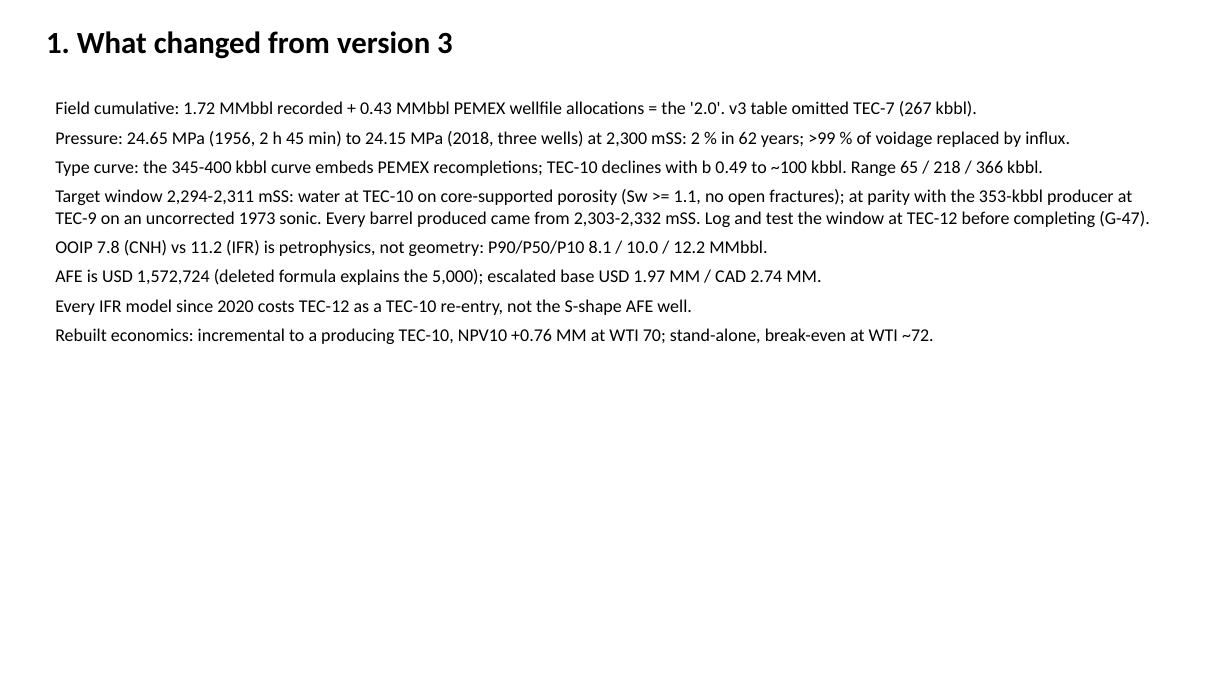
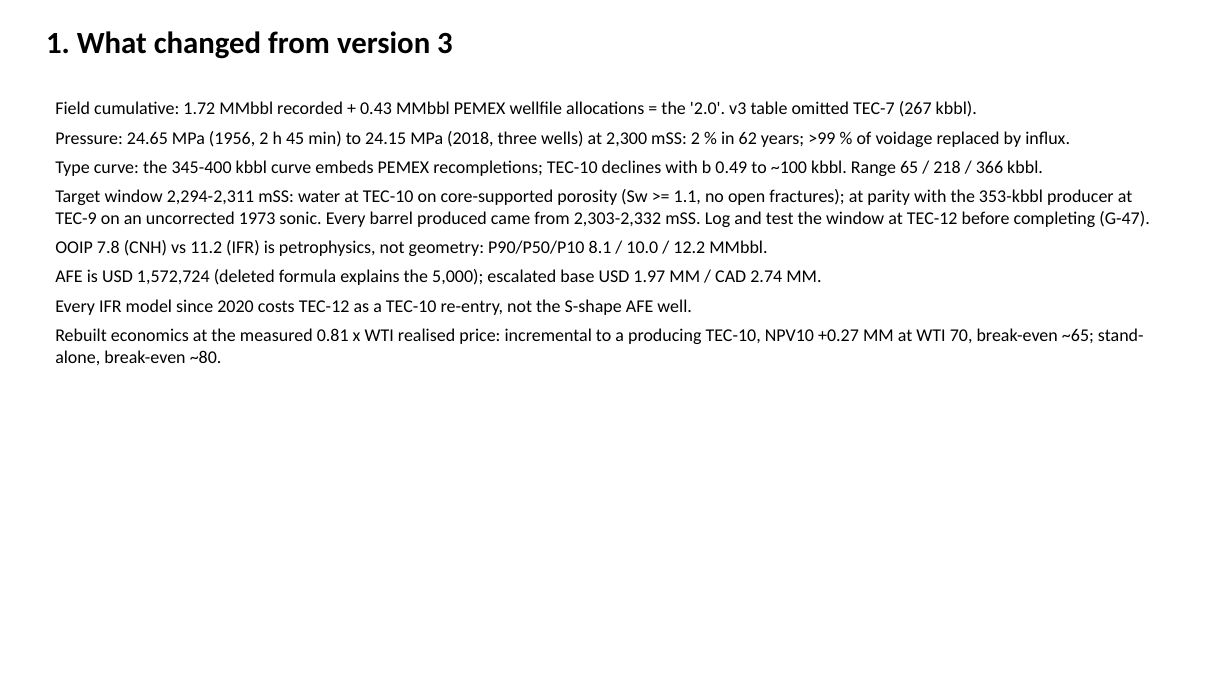
Before and after one commit to gunner1976/git_practice, a slide deck: slide 2 of docs/Tecolutla_TEC12_Handover.pptx. Drawn at 1232x693 pixels with LibreOffice and Linux fonts; fonts in the diff are those of the drawing. Boxes give left, top, right and bottom in pixels: in the first picture for what was removed or moved away, otherwise in the second. Text is boxed around its words. In the diff, an @@ line names an element or a change of style, - is before the commit and + after.

```diff
--- a/docs/Tecolutla_TEC12_Handover.pptx
+++ b/docs/Tecolutla_TEC12_Handover.pptx
@@ text at (55, 328, 1144, 365): text changed @@
-Rebuilt economics: incremental to a producing TEC-10, NPV10 +0.76 MM at WTI 70; stand-alone, break-even at WTI ~72.
+Rebuilt economics at the measured 0.81 x WTI realised price: incremental to a producing TEC-10, NPV10 +0.27 MM at WTI 70, break-even ~65; stand-alone, break-even ~80.
```
Also in this commit, not shown: 4 other slides changed, 17 other files.
